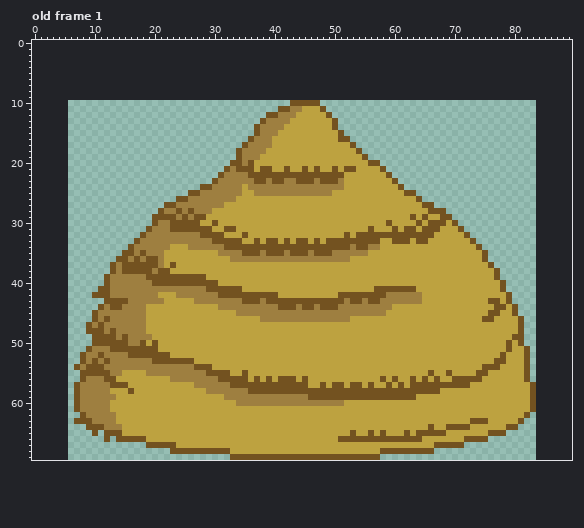
Pixel-art file, stored at art/sprites/haypatch.aseprite. This is how it looked before the edit.
78x60 pixels, 1 frame. Shown: old frame 1. The old version is drawn lined up with the new one, on the new canvas. The commit also changed other frames, which this record leaves out.
The result:
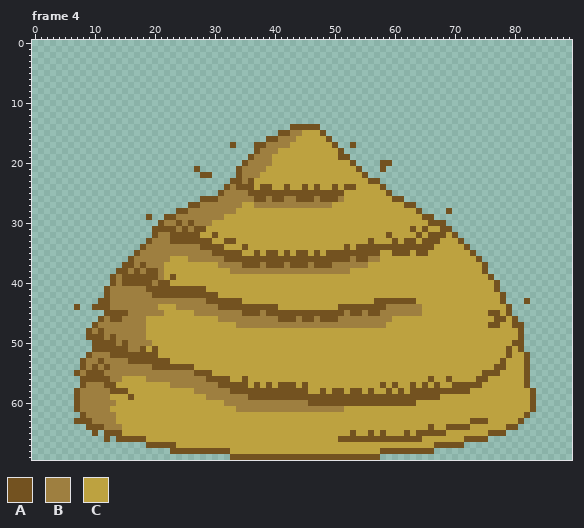
Palette (. is transparent): A #735220  B #9e7f40  C #bda240
A new or re-ordered frame is compared with the old frame closest to it.
Author's note on the commit: Haypatch polish + v1 of knothole bgm extension
Change:
canvas 78x60 -> 90x70, the old top-left corner now at 6,10
frames 1 -> 4
Changed rows in their new state; - is an unchanged pixel.
Frame 4 is new; against old frame 1:
first column x 7:
10 ------------------------------------.....------------------------------------
11 ----------------------------------........-----------------------------------
12 --------------------------------...........----------------------------------
13 -------------------------------.............---------------------------------
14 ------------------------------......AAAAA...---------------------------------
15 ------------------------------....AABB---A...--------------------------------
16 -----------------------------...AABBB-----A...-------------------------------
17 --------------------------A-..AA-BBB-------A..-------------------------------
18 ---------------------------...A-BB----------A...-----------------------------
19 ---------------------------..A-BB-----------AA...----------------------------
20 --------------------------..ABBBB-------------A....AA------------------------
21 --------------------A----..-BBBBC--C--C-C--C-CCA...--------------------------
22 ---------------------AA-...A-BBCCCCCCCCCCCCCC---A....------------------------
23 -----------------------...AA-ACCCCCCCCCCCCCCC----AA...-----------------------
24 ---------------------....A-AAACAACCACCACACCACAA----A...----------------------
25 -------------------.....A---BAAAAAAAAAAAAAAAA-------A....--------------------
26 -----------------....AAA---BBBAABAABBAAABAAAB--------AA...-------------------
27 ---------------....AA----BBB--BBBBBBBBBBBBB------------AA...-----------------
28 --------------...-AB---BBBB------------------------------A....A--------------
29 ------------A..---B-BBBBB-------------------------------C--A...--------------
30 -------------.A-B-B-BBBC----------------------------C----C----..-------------
31 ------------.AAA-B-B--C--CC----------------------C---C-C---CCAA..------------
32 -----------..A--AAAAACC-C---C----------------C-CCCCC-CCCC-C-AA-A..-----------
33 ----------..A---AAAAAAACC--C--C-CC-C-CC-C-CCCCCCC-C---C-AC-AA---A..----------
34 ---------..A----BBB--AAAACCC-CCCCCCCCCCCCCCCC-C--AAAAAAAAAAA-----A..---------
35 --------..AB---BBBBBBBBAAAAACC-C--CAC--C-C-AAAAAAAA--AAA-AA-------A..--------
36 -------..AB-BB-B---BBBBBBAAAAAAAAAAAAAAAAAAAAABAABB----------------A.--------
37 ------..--B-BB--C-------BBBBAAABAAABAAABAAABBBBBB-------------------A.-------
38 ------.A-B-B-ABC----------BBBBBBBBBBBBBBBBBBBB----------------------A..------
39 -----.A-AAAA--BC-CCCCC-----------------------------------------------A.------
40 -----.A-AAAAAB--CCCCCCCC----------------------------------------------A.-----
41 ----.-------AAAAAAAAAACCCCCC----------------------CCCCCCC-------------A.-----
42 ---..--------AAAAAAAAAAACCCCCCCCCC----------CCCCCCCCCCCCCC-------------A.----
43 ----A-BBB------BBBBB--AAAAAACCCCCCCCCCCCCCCCCCCCCC-AAAAAAC-----------CCA.--A-
44 A--A-ABB----BB---BBBBBBBAAAAAAAAAACCCCCCCCCCAAAAAAAA-BBBBB------------CCA.---
45 ---..AAAA---BBB-----BBBBBBB-AAA-AAAAAAAAAAAAA-AA-AA-BBBBBB--------------A.---
46 ---.ABAA----------------BBBBBBB---AAA-AA-AAA--BBBBBBB---------------CCAA-A.--
47 --.AB----------------------BBBBBBBBBBBBBBBBBBBBBBBBB-----------------AA--A---
48 ---B--B----------------------------------------------------------------------
49 --A--B--B---C------------------------------------------------------------C---
50 -------B---BBC----------------------------------------------------------CA---
51 --.AAA---BB-C-------------------------------------------------------------A.-
52 -.A-B-AAA-----CC-------------------------------------------------------CA----
53 ---BAB---AAAA---CCCC--------------------------------------------------C------
54 .AB-BA-------AAAAAAACCC---------------------------------------------CC-A-----
55 AB---B--BBBB--------AA-CCC--C------------------------------C--C----C-AA------
56 --AAA-BB----BBBB------AA--CC--C-C-CCC-C------------C-C--C-CAC-ACCCC-A--------
57 .A---A-CC-------BBBB----AA---C-C-C---C---C-CC-CC-C-ACAC--C-C-CC---AA-------A.
58 ------AAAC----------BB----AAA----------CC-C--C--C-CC-C-C-----AAAAA-----------
59 ------C--A------------BBB----AAAAAAAAAA------------------AAAA----------------
60 ------B------------------BB------------AAAAAAAAAAAAAAAAAA--------------------
61 ---------------------------BBBBBBBBBBBBBBBBBB--------------------------------
